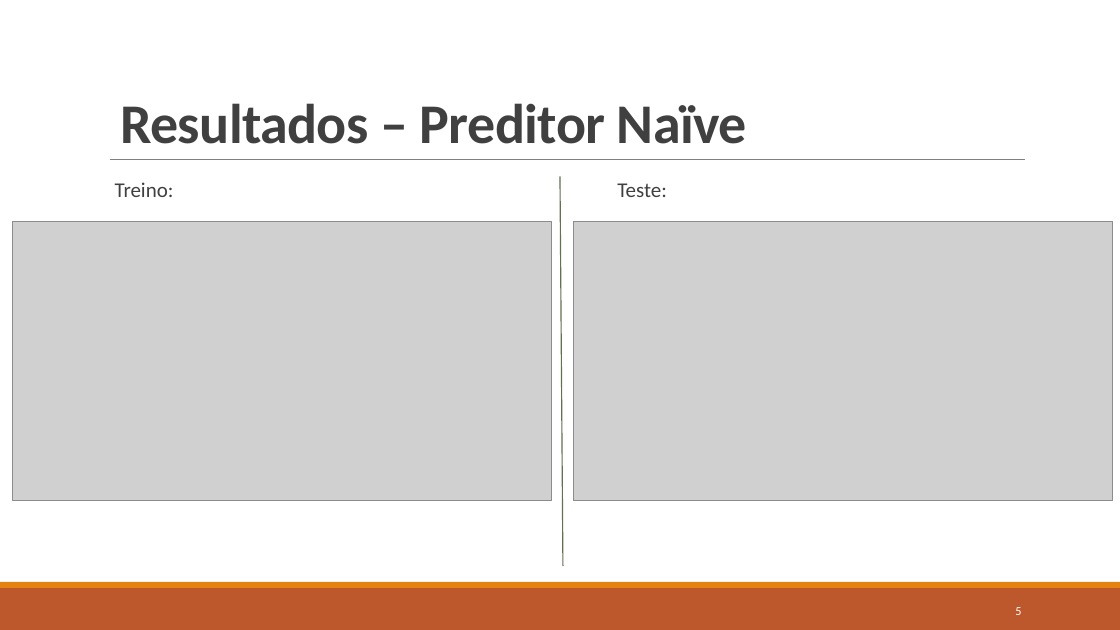
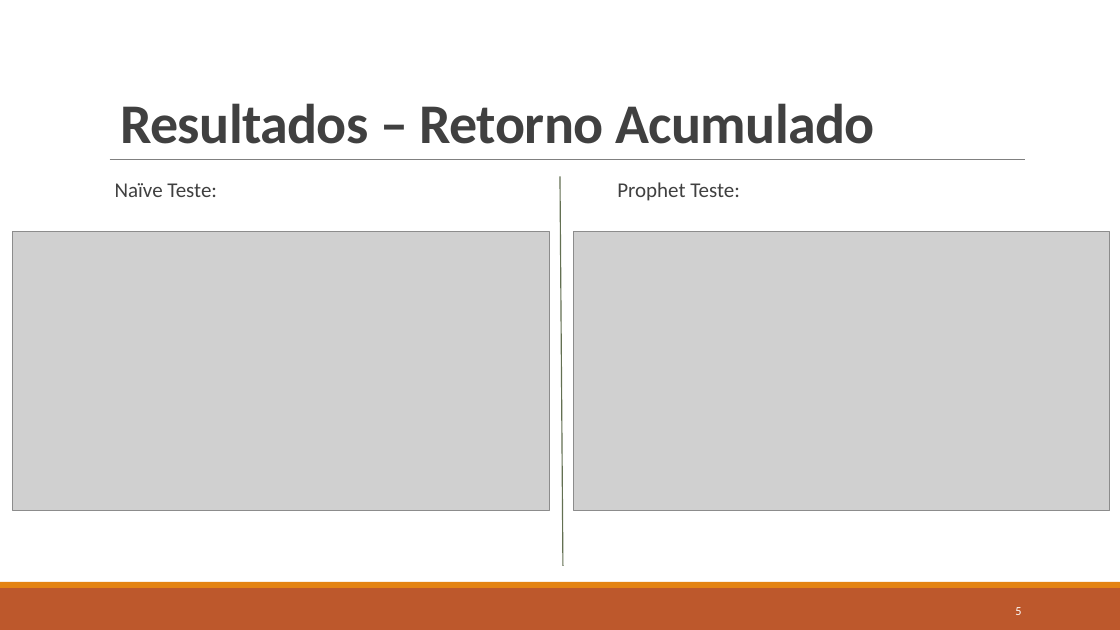
Before and after one commit to MathNog/Genetic-Algorithm-Project, a slide deck: slide 5 of presentation/Genetic Algorithm Portfolio Optimization with Stock Return Comparison.pptx. Drawn at 1120x630 pixels with LibreOffice and Linux fonts; fonts in the diff are those of the drawing; grey boxes stand for pictures. Boxes give left, top, right and bottom in pixels: in the first picture for what was removed or moved away, otherwise in the second. Text is boxed around its words. In the diff, an @@ line names an element or a change of style, - is before the commit and + after.

```diff
--- a/presentation/Genetic Algorithm Portfolio Optimization with Stock Return Comparison.pptx
+++ b/presentation/Genetic Algorithm Portfolio Optimization with Stock Return Comparison.pptx
@@ title at (x1=120, y1=103, x2=875, y2=144): text changed @@
-Resultados – Preditor Naïve
+Resultados – Retorno Acumulado
@@ text at (x1=115, y1=183, x2=217, y2=197): text changed @@
-  Treino:
+  Naïve Teste:
@@ text at (x1=617, y1=182, x2=740, y2=201): text changed @@
-  Teste:
+  Prophet Teste:
@@ picture moved from (x1=13, y1=222, x2=552, y2=502) to (x1=13, y1=231, x2=549, y2=511) @@
@@ picture moved from (x1=573, y1=222, x2=1112, y2=502) to (x1=574, y1=231, x2=1110, y2=511) @@
```
Also in this commit, not shown: 4 other slides changed, 17 other files.
